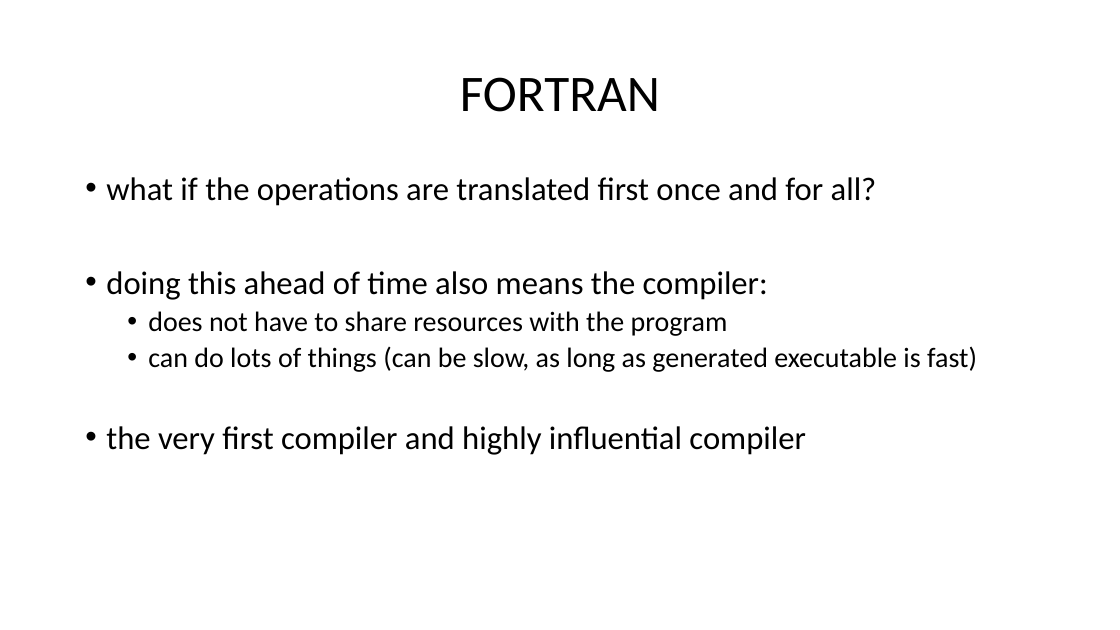
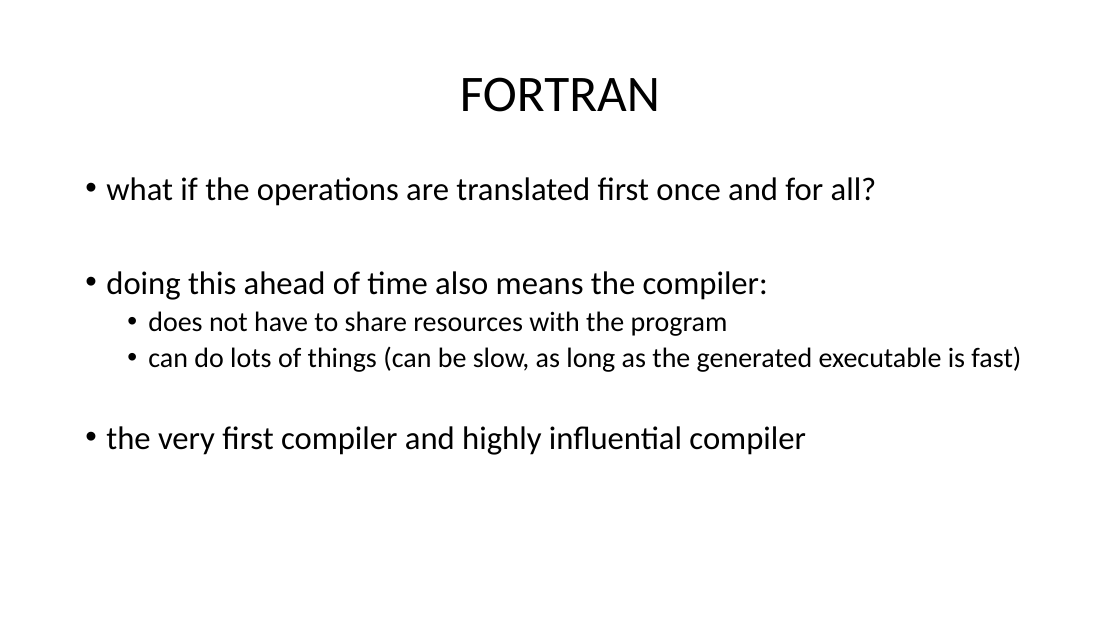
Before and after one commit to ganoliz/NI-GEN, a slide deck: slide 24 of media/NI-GEN-1.pptx. Drawn at 1120x630 pixels with LibreOffice and Linux fonts; fonts in the diff are those of the drawing. Boxes give left, top, right and bottom in pixels: in the first picture for what was removed or moved away, otherwise in the second. Text is boxed around its words. In the diff, an @@ line names an element or a change of style, - is before the commit and + after.

```diff
--- a/media/NI-GEN-1.pptx
+++ b/media/NI-GEN-1.pptx
@@ text at bbox=[148, 346, 1021, 372]: text changed @@
-  • can do lots of things (can be slow, as long as generated executable is fast)
+  • can do lots of things (can be slow, as long as the generated executable is fast)
```
Also in this commit, not shown: 8 other slides changed, 1 other file.
